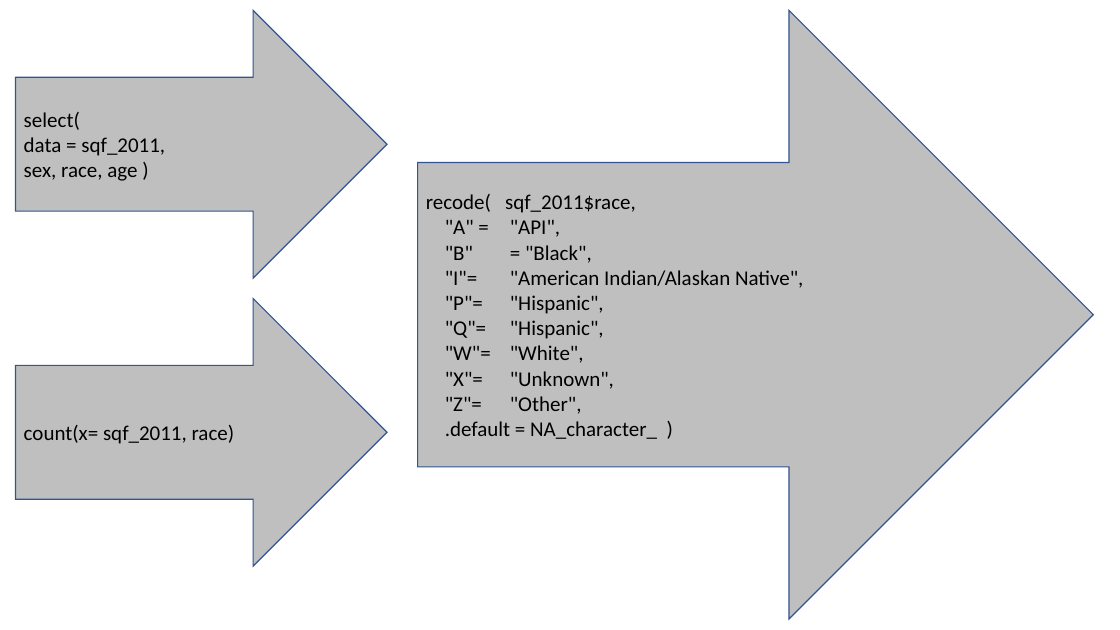
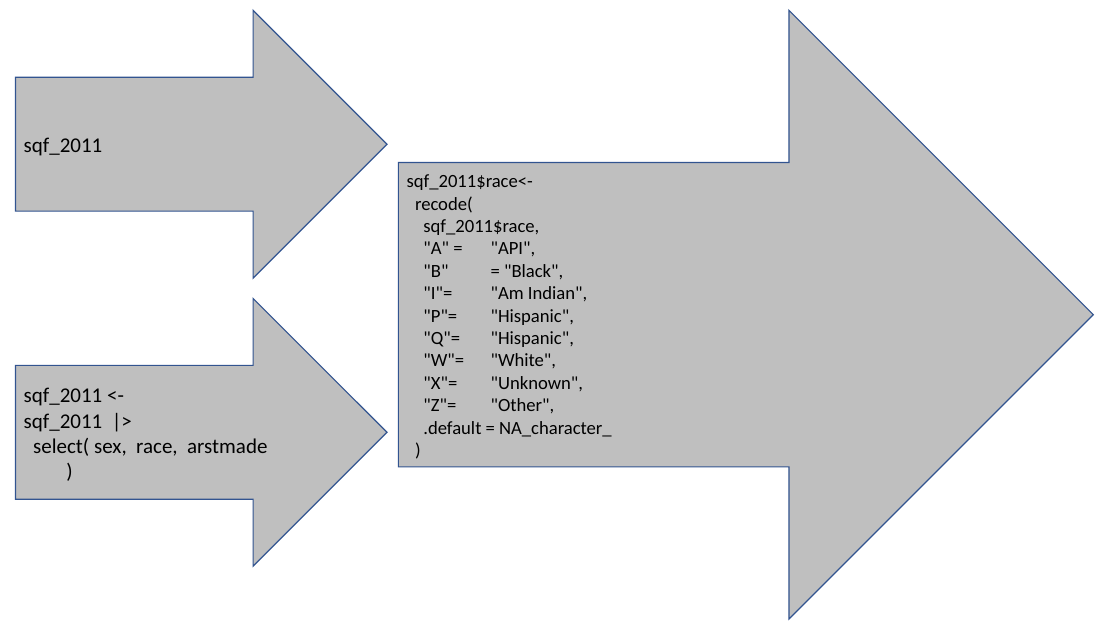
Before and after one commit to Nics-Github/NECOMMIT-2023, a slide deck: slide 1 of activity/arrows.pptx. Drawn at 1120x630 pixels with LibreOffice and Linux fonts; fonts in the diff are those of the drawing. Boxes give left, top, right and bottom in pixels: in the first picture for what was removed or moved away, otherwise in the second. Text is boxed around its words. In the diff, an @@ line names an element or a change of style, - is before the commit and + after.

```diff
--- a/activity/arrows.pptx
+++ b/activity/arrows.pptx
@@ right arrow "sqf_2011$race<-": place and size @@
-right arrow "sqf_2011$race<-" at [418, 10, 1093, 619]
+right arrow "sqf_2011$race<-" at [398, 10, 1093, 619]
@@ text in right arrow at [24, 137, 103, 156]: text changed @@
-select(
-data = sqf_2011,
-sex, race, age )
+sqf_2011
@@ text in right arrow at [407, 174, 539, 235]: text changed; size 18 to 16 pt @@
-recode( sqf_2011$race,
+sqf_2011$race<-
+recode(
+sqf_2011$race,
@@ text in right arrow at [423, 241, 583, 413]: size 18 to 16 pt in ""A" = "API",", ""B" = "Black",", ""P"= "Hispanic",", ""Q"= "Hispanic"," and 3 more places @@
@@ text in right arrow at [423, 286, 587, 301]: text changed; size 18 to 16 pt @@
-"I"= "American Indian/Alaskan Native",
+"I"= "Am Indian",
@@ text in right arrow at [24, 387, 267, 456]: text changed @@
-count(x= sqf_2011, race)
+sqf_2011 <-
+sqf_2011 |>
+select( sex, race, arstmade
+)
@@ text in right arrow at [423, 421, 612, 437]: text changed; size 18 to 16 pt @@
-.default = NA_character_ )
+.default = NA_character_
+)
```
Also in this commit, not shown: 4 slides added, 3 slides removed, 3 other files.
